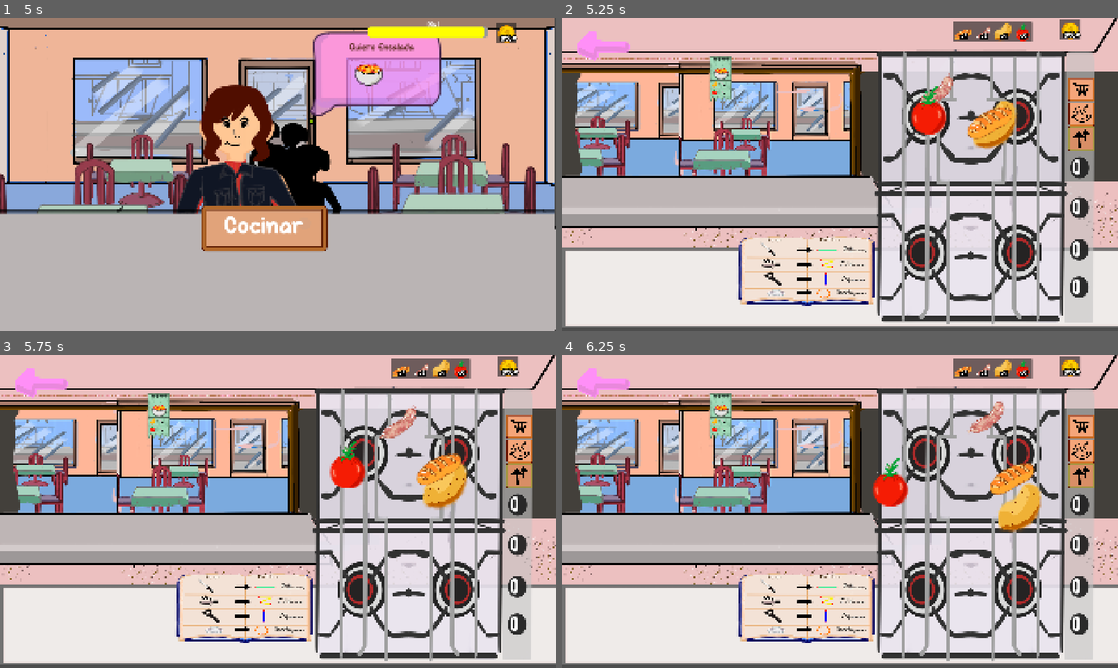
Above: before the commit, frames 1-4 (two rows, left to right).
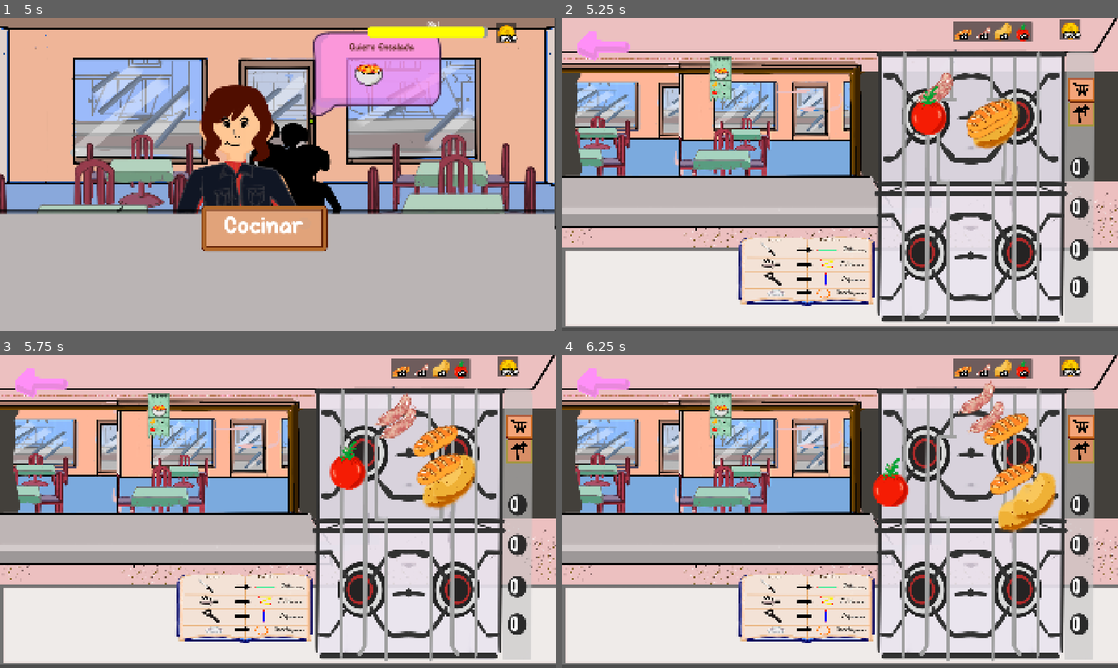
Above: after the commit, the same moments.

Repository: KimHana1/chorikazam
Game: Godot game, scene res://Escenas/control.tscn
Same seed, same stepped clock (60 frames per second), same inputs: the game is played once before the commit and once after it.
Inputs (mouse positions are in pixels of both pictures, inside the frame that each line leads up to):
- Up to frame 1 (5 s): click (272, 121) at 0.5 s; tap Enter at 1.25, 2.75 s; move the mouse to (400, 158) at 1.27 s; click (400, 158) at 1.42 s; tap Space at 2 s; move the mouse to (166, 190) at 2.02 s; click (166, 190) at 2.17 s; move the mouse to (333, 105) at 2.77 s; click (333, 105) at 2.92 s; move the mouse to (250, 237) at 3.52 s; click (250, 237) at 3.67 s; move the mouse to (444, 221) at 4.27 s; click (444, 221) at 4.42 s
- Up to frame 2 (5.25 s): click "Cocinar" at 5 s
- Up to frame 3 (5.75 s): no input
- Up to frame 4 (6.25 s): click (1079, 452) at 5.77 s

Frame 1 is identical in both runs. In frame 2, 1.6% of the frame differs, in the area x 62-96%, y 4-43%; in frame 3, 2.1%; in frame 4, 2.3%, in the area x 56-96%, y 4-53%.

Commit message:
Inventario  comercio full conectados

Diff:
--- a/Autoload/Global.gd
+++ b/Autoload/Global.gd
@@ -8,9 +8,9 @@
 var ingredientes : Dictionary[String,int] = {
 	"carne": 1,
 	"chorizo": 2,
-	"pan": 3,
-	"papa": 4,
-	"tomate": 5
+	"pan": 2,
+	"papa": 2,
+	"tomate": 2
 }
 
 
--- a/Escenas/cocina.tscn
+++ b/Escenas/cocina.tscn
@@ -23,7 +23,6 @@
 [ext_resource type="Script" uid="uid://bjogephvbxjiw" path="res://Script/audio_hechizos.gd" id="17_0tcp2"]
 [ext_resource type="PackedScene" uid="uid://bjahk0e8c34q7" path="res://Comercio/comer/EscenasComercio/monedas.tscn" id="22_bc6bn"]
 [ext_resource type="PackedScene" uid="uid://byg4haw4n017e" path="res://Escenas/CocinaMenuBotones.tscn" id="23_phr1r"]
-[ext_resource type="Texture2D" uid="uid://dyw2t2776xxhd" path="res://Sprites/Nuevos sprites/Boton re re roll.png" id="24_54gm1"]
 [ext_resource type="Texture2D" uid="uid://dkbwuw8o1c82l" path="res://Sprites/Nuevos sprites/boton mejoras 1.png" id="25_706pu"]
 
 [sub_resource type="ParticleProcessMaterial" id="ParticleProcessMaterial_phr1r"]
@@ -75,6 +74,13 @@
 limite_izq = 1091.0
 limite_der = 1742.0
 
+[node name="chorizo2" parent="." unique_id=291164411 instance=ExtResource("2_ti2xv")]
+position = Vector2(1256.001, 248)
+scale = Vector2(0.3164233, 0.35585502)
+nombre_ingrediente = "Chorizo"
+limite_izq = 1091.0
+limite_der = 1742.0
+
 [node name="papa" parent="." unique_id=1255283446 instance=ExtResource("3_jqnxx")]
 position = Vector2(1479.5394, 340)
 scale = Vector2(0.3164233, 0.35585502)
@@ -82,6 +88,13 @@
 limite_izq = 1091.0
 limite_der = 1742.0
 
+[node name="papa2" parent="." unique_id=333190005 instance=ExtResource("3_jqnxx")]
+position = Vector2(1479.5394, 340)
+scale = Vector2(0.3164233, 0.35585502)
+nombre_ingrediente = "Papa"
+limite_izq = 1091.0
+limite_der = 1742.0
+
 [node name="pan" parent="." unique_id=393561602 instance=ExtResource("5_h561l")]
 position = Vector2(1465.5394, 323)
 scale = Vector2(0.3164233, 0.35585502)
@@ -91,7 +104,23 @@
 limite_der = 1742.0
 limite_abajo = 630.0
 
+[node name="pan2" parent="." unique_id=1203602277 instance=ExtResource("5_h561l")]
+position = Vector2(1465.5394, 323)
+scale = Vector2(0.3164233, 0.35585502)
+nombre_ingrediente = "Pan"
+velocidad = 100.0
+limite_izq = 1091.0
+limite_der = 1742.0
+limite_abajo = 630.0
+
 [node name="Tomate" parent="." unique_id=2089289063 instance=ExtResource("6_jqnxx")]
+position = Vector2(1288.001, 331)
+scale = Vector2(3.2775996, 4.1541266)
+nombre_ingrediente = "Tomate"
+limite_izq = 1091.0
+limite_der = 1742.0
+
+[node name="Tomate2" parent="." unique_id=1766163908 instance=ExtResource("6_jqnxx")]
 position = Vector2(1288.001, 331)
 scale = Vector2(3.2775996, 4.1541266)
 nombre_ingrediente = "Tomate"
@@ -262,16 +291,23 @@
 icon = ExtResource("9_bc6bn")
 flat = true
 
-[node name="BotonReroll" type="Button" parent="CocinaMenuBotones" unique_id=1740178041]
-layout_mode = 2
-icon = ExtResource("24_54gm1")
-flat = true
-
 [node name="BotonMejoras" type="Button" parent="CocinaMenuBotones" unique_id=1226806769]
 layout_mode = 2
 icon = ExtResource("25_706pu")
 flat = true
 
+[node name="Marker2D" type="Marker2D" parent="." unique_id=1215517295]
+position = Vector2(1719.001, 136)
+
+[node name="Marker2D2" type="Marker2D" parent="." unique_id=1787511574]
+position = Vector2(1107.0009, 133)
+
+[node name="Marker2D3" type="Marker2D" parent="." unique_id=999245325]
+position = Vector2(1107.0009, 1016)
+
+[node name="Marker2D4" type="Marker2D" parent="." unique_id=1195523638]
+position = Vector2(1716.0013, 1016)
+
 [connection signal="input_event" from="Node2D/AreaCambio" to="Node2D/AreaCambio" method="_on_input_event"]
 [connection signal="pressed" from="BotonAtencion" to="." method="_on_boton_atencion_pressed"]
 [connection signal="pressed" from="BotonAtencion2" to="." method="_on_boton_atencion_pressed"]
--- a/Script/chorizo.gd
+++ b/Script/chorizo.gd
@@ -2,10 +2,10 @@
 
 @export var nombre_ingrediente: String = ""
 @export var velocidad: float = 180.0
-@export var limite_izq: float = 6.0
-@export var limite_der: float = 921.0
-@export var limite_arriba: float = 39.0
-@export var limite_abajo: float = 629.0
+@export var limite_izq: float = 1107.0
+@export var limite_der: float = 1107
+@export var limite_arriba: float = 133.0
+@export var limite_abajo: float = 1016.0
 
 @onready var sprite = $Sprite2D
 
--- a/Script/cocina.gd
+++ b/Script/cocina.gd
@@ -39,6 +39,8 @@
 	pasos_completados.clear()
 	ingredientes_en_plato.clear()
 	listo_para_entregar = false
+
+	actualizar_ingredientes_visibles()
 
 
 	if inventario:
@@ -357,6 +359,33 @@
 		return nodo
 	return get_node_or_null(nombre_ingrediente.capitalize())
 
+func actualizar_ingredientes_visibles():
+
+	var contador = {}
+
+	for ingrediente in get_tree().get_nodes_in_group("ingredientes"):
+
+		var nombre = ingrediente.nombre_ingrediente.to_lower()
+
+		if not contador.has(nombre):
+			contador[nombre] = 0
+
+		var cantidad_global = Global.ingredientes.get(nombre, 0)
+
+		if contador[nombre] < min(cantidad_global, 2):
+
+			ingrediente.visible = true
+			ingrediente.monitoring = true
+			ingrediente.monitorable = true
+
+			contador[nombre] += 1
+
+		else:
+
+			ingrediente.visible = false
+			ingrediente.monitoring = false
+			ingrediente.monitorable = false
+
 func marcar_ingrediente_correcto(nombre_ingrediente: String):
 	var nodo = obtener_nodo_ingrediente(nombre_ingrediente)
 	if nodo != null and nodo.has_method("correcto"):
--- a/Script/pan.gd
+++ b/Script/pan.gd
@@ -2,10 +2,10 @@
 
 @export var nombre_ingrediente: String = ""
 @export var velocidad: float = 180.0
-@export var limite_izq: float = 6.0
-@export var limite_der: float = 921.0
-@export var limite_arriba: float = 39.0
-@export var limite_abajo: float = 629.0
+@export var limite_izq: float = 1107.0
+@export var limite_der: float = 1600.0
+@export var limite_arriba: float = 133.0
+@export var limite_abajo: float = 1016.0
 
 @onready var sprite = $Sprite2D
 
--- a/Script/papa.gd
+++ b/Script/papa.gd
@@ -2,10 +2,10 @@
 
 @export var nombre_ingrediente: String = ""
 @export var velocidad: float = 180.0
-@export var limite_izq: float = 6.0
-@export var limite_der: float = 921.0
-@export var limite_arriba: float = 39.0
-@export var limite_abajo: float = 629.0
+@export var limite_izq: float = 1107.0
+@export var limite_der: float = 1107.0
+@export var limite_arriba: float = 133.0
+@export var limite_abajo: float = 1016.0
 
 @onready var sprite = $Sprite2D
 
--- a/area_2d.gd
+++ b/area_2d.gd
@@ -2,10 +2,10 @@
 
 @export var nombre_ingrediente: String = ""
 @export var velocidad: float = 180.0
-@export var limite_izq: float = 6.0
-@export var limite_der: float = 921.0
-@export var limite_arriba: float = 39.0
-@export var limite_abajo: float = 629.0
+@export var limite_izq: float = 1107.0
+@export var limite_der: float = 1600.0
+@export var limite_arriba: float = 133.0
+@export var limite_abajo: float = 1016.0
 
 @onready var sprite = $Sprite2D
 
